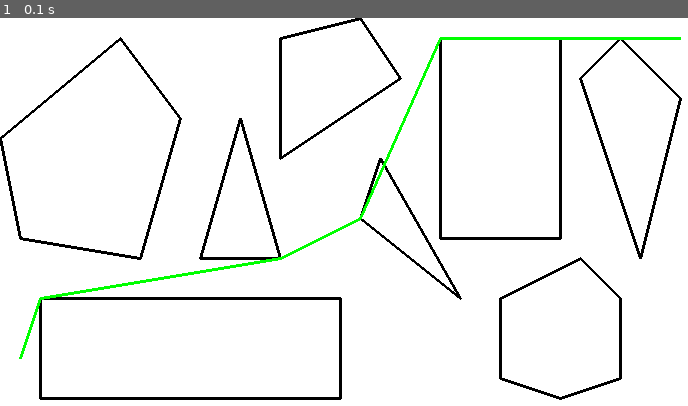
Above: before the commit, frame 1.
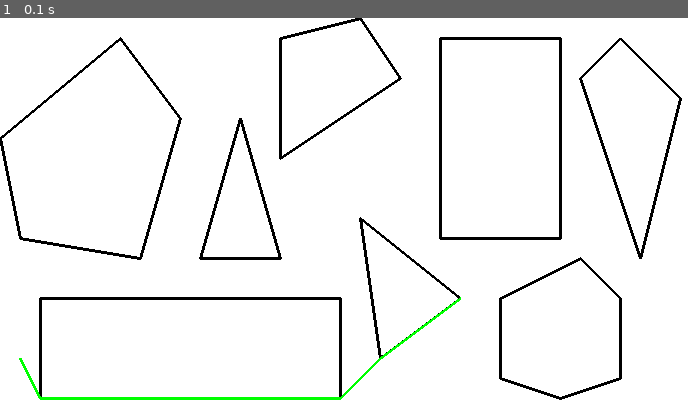
Above: after the commit, the same moment.

Repository: Atmerson/A_Star
Game: pygame game, started from main.py
Two runs of this game, one before a commit and one after it. Both use one fixed random seed, a clock stepped at 60 frames per second and the inputs below.
Inputs:
- Up to frame 1 (0.1 s): no input

The runs differ from the first frame. In frame 1, 1.8% of the frame differs, in the area x 2-99%, y 4-99%.

Commit message:
Finished preprocessing. Started animation for path.

Diff:
--- a/Graph.py
+++ b/Graph.py
@@ -1,5 +1,44 @@
 from collections import deque
 import math
+
+nodeLocations = {
+            'A1': (2,1),
+            'A2': (2,6),
+            'A3': (17,6),
+            'A4': (17,1),
+            'B1': (1,9),
+            'B2': (0,14),
+            'B3': (6,19),
+            'B4': (9,15),
+            'B5': (7,8),
+            'C1': (10,8),
+            'C2': (12,15),
+            'C3': (14,8),
+            'D1': (14,13),
+            'D2': (14,19),
+            'D3': (18,20),
+            'D4': (20,17),
+            'E1': (19,3),
+            'E2': (18,10),
+            'E3': (23,6),
+            'F1': (22,9),
+            'F2': (22,19),
+            'F3': (28,19),
+            'F4': (28,9),
+            'G1': (28,1),
+            'G2': (25,2),
+            'G3': (25,6),
+            'G4': (29,8),
+            'G5': (31,6),
+            'G6': (31,2),
+            'H1': (32,8),
+            'H2': (29,17),
+            'H3': (31,19),
+            'H4': (34,16),
+
+            'START': (1,3),
+            'GOAL': (34,19)
+        }
 
 class Graph:
 
@@ -9,48 +48,19 @@
     def neighbors(self, v):
         return self.adjList[v]
 
-    # why the fuck is the heuristic all 1?
     def h(self, n):
-        H = {
 
-            'A1': 1,
-            'A2': 1,
-            'A3': 1,
-            'A4': 1,
-            'B1': 1,
-            'B2': 1,
-            'B3': 1,
-            'B4': 1,
-            'B5': 1,
-            'C1': 1,
-            'C2': 1,
-            'C3': 1,
-            'D1': 1,
-            'D2': 1,
-            'D3': 1,
-            'D4': 1,
-            'E1':1,
-            'E2':1,
-            'E3':1,
-            'F1':1,
-            'F2':1,
-            'F3':1,
-            'F4':1,
-            'G1':1,
-            'G2':1,
-            'G3':1,
-            'G4':1,
-            'G5':1,
-            'G6':1,
-            'H1':1,
-            'H2':1,
-            'H3':1,
-            'H4':1,
+        #heuristic is based on distance between current node to the goal node. no obstacles accounted for.
 
-            'START':1,
-            'GOAL':0
+        nodes = ['START','A1','A2','A3','A4','B1','B2','B3','B4','B5','C1','C2','C3','D1','D2','D3','D4','E1','E2','E3','F1','F2','F3','F4','G1','G2','G3','G4','G5','G6','H1','H2','H3','H4','GOAL']
 
-        }
+        H = {}
+        for x in nodes:
+            if x in nodeLocations:
+
+                heuristic = dist((nodeLocations[x]),(34,19))
+                H[x] = heuristic
+
 
         return H[n]
 
@@ -124,6 +134,7 @@
             closedList.add(n)
 
         print('sorry bud')
+
         return None
 
 def dist(start, target):
--- /dev/null
+++ b/Lines.py
@@ -0,0 +1,50 @@
+import pygame
+
+TIME = 0
+BLUE = (30,30,30)
+class AnimateLines:
+
+    def __init__(self,coordinates,speed, color = BLUE):
+        self.points = coordinates
+        self.pixelcount = len(self.points)
+        self.speed = speed
+        self.start = coordinates[0]
+        self.end = coordinates[1]
+        self.currentPixel = 0
+        self.latestUpdate = 0
+        self.drawn = False
+        self.color = color
+
+
+    def update(self):
+        global TIME
+
+
+        if self.drawn is True:
+            pass
+
+        else:
+
+            if self.latestUpdate == 0:
+                self.latestUpdate = TIME
+                time_changed = 0
+
+            else:
+                time_changed = TIME - self.latestUpdate
+                self.latestUpdate = TIME
+
+            new_pixels = time_changed * self.speed / 1000
+
+            if new_pixels + self.currentPixel > self.pixelcount:
+                self.end = self.points[-1]
+                self.drawn = True
+
+            else:
+
+                self.currentPixel += new_pixels
+                self.end = self.points[int(self.currentPixel)]
+
+
+
+    def draw(self, screen):
+        pygame.draw.line(screen, self.color, self.start, self.end, 4)
--- a/Node.py
+++ b/Node.py
@@ -1,5 +1,5 @@
 import sys
-
+import itertools
 
 class PathCoords:
     def __init__(self,PathList):
@@ -48,35 +48,25 @@
 
     def convertCoordinates(self):
         coordList = [self.nodeLocations[i] for i in self.pathlist]
+
+
         graphPath = []
+        index = 1
         for x in coordList:
 
-            X = (20 * x[0])
-            Y = 400 - (20 * x[1])
-            graphPath.append((X,Y))
+            try:
+                endpoint = coordList[index]
+                X0 = (20 * x[0])
+                Y0 = 400 - (20 * x[1])
+                X1 = (20 * endpoint[0])
+                Y1 = 400 - (20 * endpoint[1])
+                graphPairs = ((X0,Y0),(X1,Y1))
+                graphPath.append(graphPairs)
+                index = index + 1
+
+            except IndexError:
+                pass
 
 
 
         return graphPath
-
-
-
-
-        #RETURNS PYGAME COORD.
-
-
-
-test = PathCoords(['START', 'A2', 'C3', 'E2', 'F2', 'F3', 'H3', 'GOAL'])
-
-finalPath = test.convertCoordinates()
-
-print(finalPath)
-
-
-# 1. after A star gives path, convert path nodes in this class.
-# 2. with the array of coordinates, draw new lines on those coords
-#
-# Can create a method which draws that line
-#
-#Each Node wil
-#TODO Hard code adjacency list on Astar class.
--- a/main.py
+++ b/main.py
@@ -1,15 +1,10 @@
 import pygame
 import sys
 import math
-
 from Graph import Graph
 from Node import PathCoords
+from Lines import AnimateLines
 
-# i guess hard code the environment
-
-# A starsearch function to return coordinate points
-
-# we then draw the line when we get that coordinate point
 
 # TODO graph the enviroment. Scale the coordinates. Identify vertices.
 
@@ -25,14 +20,19 @@
 
 
 # NODE : (NEIGHBOR, COST/DISTANCE TO GET THERE)
+
+# this adj list couldve also been automated but it doesnt know its immediate neighbors.
+# maybe easier for a randomly generated environment.
+
 adjList = {
-    'START':[('A1',dist((1,3),(2,1))),('A2',dist((1,3),(2,6))),('B1',dist((1,3),(1,9))),('B2',dist((1,3),(0,14)))],
+    'START': [('A1', dist((1, 3), (2, 1))), ('A2', dist((1, 3), (2, 6))), ('B1', dist((1, 3), (1, 9))),
+              ('B2', dist((1, 3), (0, 14)))],
     'A1': [('A2', 5), ('A4', 15), ('B1', dist((2, 1), (1, 9))), ('B2', dist((2, 1), (0, 14)))],
     'A2': [('A1', 5), ('A3', 15), ('B1', dist((2, 6), (1, 9))), ('B5', dist((2, 6), (7, 8))),
            ('C1', dist((2, 6), (10, 8))), ('C3', dist((2, 6), (14, 8)))],
     'A3': [('A2', 15), ('A4', 5), ('C1', dist((17, 6), (10, 8))), ('C3', dist((17, 6), (14, 8))),
            ('C2', dist((17, 6), (12, 15))), ('D1', dist((17, 6), (14, 13))), ('E2', dist((17, 6), (18, 10))),
-           ('E3', dist((17, 6), (19, 3))), ('B5', dist((17, 6), (7, 8)))],
+           ('B5', dist((17, 6), (7, 8)))],
     'A4': [('A3', 5), ('A1', 15), ('E1', dist((17, 1), (19, 3))), ('E2', dist((17, 1), (18, 10))),
            ('G2', dist((17, 1), (25, 2))), ('G3', dist((17, 1), (25, 6))), ('G1', dist((17, 1), (28, 1)))],
     'B1': [('A2', dist((1, 9), (2, 6))), ('B2', dist((1, 9), (0, 14))), ('B5', dist((1, 9), (7, 8)))],
@@ -72,48 +72,62 @@
     'F3': [('F2', 6), ('F4', 10), ('H2', dist((28, 19), (29, 17))), ('H3', dist((28, 19), (31, 19)))],
     'F4': [('F1', 6), ('F2', 10), ('H2', dist((28, 9), (29, 17))), ('H1', dist((32, 8), (28, 9))),
            ('G4', dist((28, 9), (29, 8))), ('G3', dist((28, 9), (25, 6))), ('E3', dist((23, 6), (28, 9)))],
-    'G1': [('G2',dist((28,1),(25,2))),('G6',dist((31,2),(28,1))),('A4',11)],
-    'G2': [('G1',dist((28,1),(25,2))),('G3',dist((25,6),(25,2))),('E1',dist((19,3),(25,2))),('E3',dist((23,6),(25,2))),('A4',dist((17,1),(25,2)))],
-    'G3': [('G2',4),('G4',dist((25,6),(29,8))),('E3',dist((25,6),(23,6))),('E1',dist((25,6),(19,3))),('A4',dist((17,1),(25,6)))],
-    'G4': [('G3',dist((29,8),(25,6))),('G5',dist((31,6),(29,8))),('F4',dist((28,9),(29,8))),('G4',dist((22, 9), (29, 8))),('E3',dist((29, 8), (23, 6))),('H1',dist((32,8),(29,8))),('H2',dist((29,8),(29,17)))],
-    'G5': [('G4',dist((29,8),(31,6))),('G6',4),('H1',dist((32,8),(31,6)))],
-    'G6': [('G5',4),('G1',dist((28,1),(31,2)))],
-    'H1': [('G5',dist((32,8),(31,6))),('H2',dist((29,17),(32,8))),('H4',dist((34,16),(32,8))),('F4',dist((32, 8), (28, 9))),('G4',dist((32,8),(29,8)))],
-    'H2': [('H1',dist((29,17),(32,8))),('H3',dist((31,19),(29,17))),('F3',dist((28, 19), (29, 17))),('F4',dist((28, 9), (29, 17))),('G4',dist((29,8),(29,17)))],
-    'H3': [('H2',dist((31,19),(29,17))),('H4',dist((31,19),(34,16))),('F3',3),('GOAL',dist((31,19),(34,19)))],
-    'H4': [('H1',dist((34,16),(32,8))),('H3',dist((31,19),(34,16))),('GOAL',dist((34,19),(34,16)))],
-    'GOAL':[('H4',dist((34,19),(34,16))),('H3',dist((31,19),(34,19)))]
+    'G1': [('G2', dist((28, 1), (25, 2))), ('G6', dist((31, 2), (28, 1))), ('A4', 11)],
+    'G2': [('G1', dist((28, 1), (25, 2))), ('G3', dist((25, 6), (25, 2))), ('E1', dist((19, 3), (25, 2))),
+           ('E3', dist((23, 6), (25, 2))), ('A4', dist((17, 1), (25, 2)))],
+    'G3': [('G2', 4), ('G4', dist((25, 6), (29, 8))), ('E3', dist((25, 6), (23, 6))), ('E1', dist((25, 6), (19, 3))),
+           ('A4', dist((17, 1), (25, 6)))],
+    'G4': [('G3', dist((29, 8), (25, 6))), ('G5', dist((31, 6), (29, 8))), ('F4', dist((28, 9), (29, 8))),
+           ('G4', dist((22, 9), (29, 8))), ('E3', dist((29, 8), (23, 6))), ('H1', dist((32, 8), (29, 8))),
+           ('H2', dist((29, 8), (29, 17)))],
+    'G5': [('G4', dist((29, 8), (31, 6))), ('G6', 4), ('H1', dist((32, 8), (31, 6)))],
+    'G6': [('G5', 4), ('G1', dist((28, 1), (31, 2)))],
+    'H1': [('G5', dist((32, 8), (31, 6))), ('H2', dist((29, 17), (32, 8))), ('H4', dist((34, 16), (32, 8))),
+           ('F4', dist((32, 8), (28, 9))), ('G4', dist((32, 8), (29, 8)))],
+    'H2': [('H1', dist((29, 17), (32, 8))), ('H3', dist((31, 19), (29, 17))), ('F3', dist((28, 19), (29, 17))),
+           ('F4', dist((28, 9), (29, 17))), ('G4', dist((29, 8), (29, 17)))],
+    'H3': [('H2', dist((31, 19), (29, 17))), ('H4', dist((31, 19), (34, 16))), ('F3', 3),
+           ('GOAL', dist((31, 19), (34, 19)))],
+    'H4': [('H1', dist((34, 16), (32, 8))), ('H3', dist((31, 19), (34, 16))), ('GOAL', dist((34, 19), (34, 16)))],
+    'GOAL': [('H4', dist((34, 19), (34, 16))), ('H3', dist((31, 19), (34, 19)))]
 
 }
 
+
+####MAIN EVENT#####
 AStarAnalysis = Graph(adjList)
-newPath = AStarAnalysis.a_star('START', 'GOAL')
-
+newPath = AStarAnalysis.a_star('START', 'E3')
 
 convertPath = PathCoords(newPath)
 coordinateList = convertPath.convertCoordinates()
 
 
+pygame.init()
 
 
-pygame.init()
-
-screen = pygame.display.set_mode((800, 400))
+window = pygame.HWSURFACE|pygame.DOUBLEBUF|pygame.RESIZABLE
+screen = pygame.display.set_mode((800, 400),window)
 backgroundColor = (255, 255, 255)
 
 BLACK = (0, 0, 0)
-GREEN = (  0, 255,   0)
+GREEN = (0, 255, 0)
 done = False
 
-pygame.display.set_caption('A* Trash Test')
+clock  = pygame.time.Clock()
+
+pygame.display.set_caption('A STAR IS CANCER')
 
 while not done:
+
+
 
     for event in pygame.event.get():
         if event.type == pygame.QUIT:
             done = True
 
     screen.fill(backgroundColor)
+
+
 
     # Rectangle
     pygame.draw.line(screen, BLACK, adjustCoordinates(2, 6), adjustCoordinates(17, 6), 3)
@@ -141,16 +155,16 @@
 
     # Triangle
     pygame.draw.line(screen, BLACK, adjustCoordinates(18, 10), adjustCoordinates(23, 6), 3)
-    pygame.draw.line(screen, BLACK, adjustCoordinates(23, 6), adjustCoordinates(19, 13), 3)
-    pygame.draw.line(screen, BLACK, adjustCoordinates(19, 13), adjustCoordinates(18, 10), 3)
+    pygame.draw.line(screen, BLACK, adjustCoordinates(23, 6), adjustCoordinates(19, 3), 3)
+    pygame.draw.line(screen, BLACK, adjustCoordinates(19, 3), adjustCoordinates(18, 10), 3)
 
-    #F TANGLE
+    # F TANGLE
     pygame.draw.line(screen, BLACK, adjustCoordinates(22, 19), adjustCoordinates(28, 19), 3)
     pygame.draw.line(screen, BLACK, adjustCoordinates(22, 19), adjustCoordinates(22, 9), 3)
     pygame.draw.line(screen, BLACK, adjustCoordinates(22, 9), adjustCoordinates(28, 9), 3)
     pygame.draw.line(screen, BLACK, adjustCoordinates(28, 9), adjustCoordinates(28, 19), 3)
 
-    #HEX
+    # HEX
     pygame.draw.line(screen, BLACK, adjustCoordinates(29, 8), adjustCoordinates(31, 6), 3)
     pygame.draw.line(screen, BLACK, adjustCoordinates(31, 6), adjustCoordinates(31, 2), 3)
     pygame.draw.line(screen, BLACK, adjustCoordinates(31, 2), adjustCoordinates(28, 1), 3)
@@ -164,22 +178,14 @@
     pygame.draw.line(screen, BLACK, adjustCoordinates(32, 8), adjustCoordinates(29, 17), 3)
     pygame.draw.line(screen, BLACK, adjustCoordinates(29, 17), adjustCoordinates(31, 19), 3)
 
-    pygame.draw.line(screen, GREEN, (20,340), (40,280), 3)
-    pygame.draw.line(screen, GREEN, (40,280),(280,240), 3)
-    pygame.draw.line(screen, GREEN, (280,240), (360,200), 3)
-    pygame.draw.line(screen, GREEN, (360,200), (440,20), 3)
-    pygame.draw.line(screen, GREEN, (440,20), (560,20), 3)
-    pygame.draw.line(screen, GREEN, (560,20), (620,20), 3)
-    pygame.draw.line(screen, GREEN, (620,20), (680,20), 3)
 
 
+    #PATH
 
+    for i in coordinateList:
 
+        pygame.draw.line(screen, GREEN,i[0],i[1],3)
 
-
-
-    # rip this is a filled polygon. wait that can work lmao
-    # probably better to get
 
     pygame.display.flip()
 
